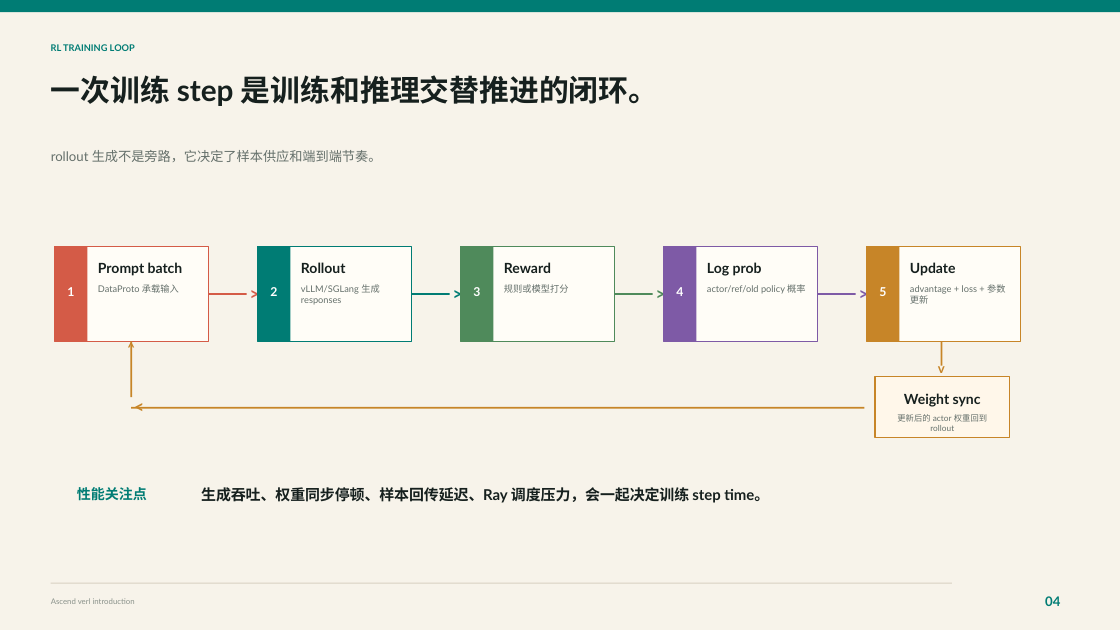
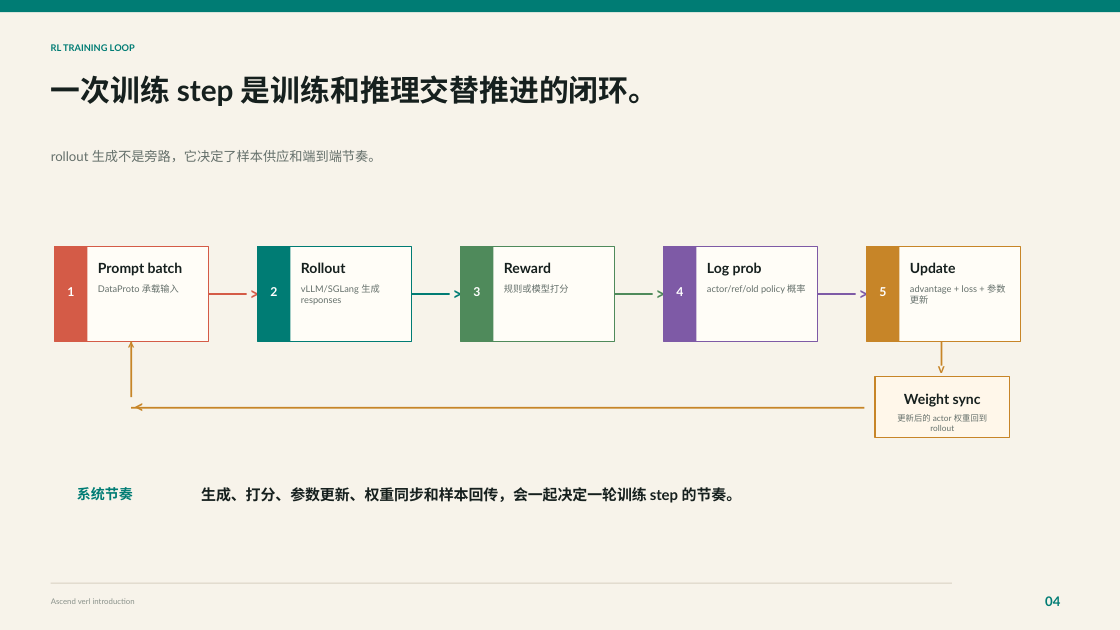
Before and after one commit to xbwking/workspcae_for_me, a slide deck: slide 4 of docs/ascend_verl_intro_deck.pptx. Drawn at 1120x630 pixels with LibreOffice and Linux fonts; fonts in the diff are those of the drawing. Boxes give left, top, right and bottom in pixels: in the first picture for what was removed or moved away, otherwise in the second. Text is boxed around its words. In the diff, an @@ line names an element or a change of style, - is before the commit and + after.

```diff
--- a/docs/ascend_verl_intro_deck.pptx
+++ b/docs/ascend_verl_intro_deck.pptx
@@ text at [77, 487, 133, 500]: text changed @@
-性能关注点
+系统节奏
@@ text at [201, 487, 741, 503]: text changed @@
-生成吞吐、权重同步停顿、样本回传延迟、Ray 调度压力，会一起决定训练 step time。
+生成、打分、参数更新、权重同步和样本回传，会一起决定一轮训练 step 的节奏。
```
Also in this commit, not shown: 6 other slides changed.
